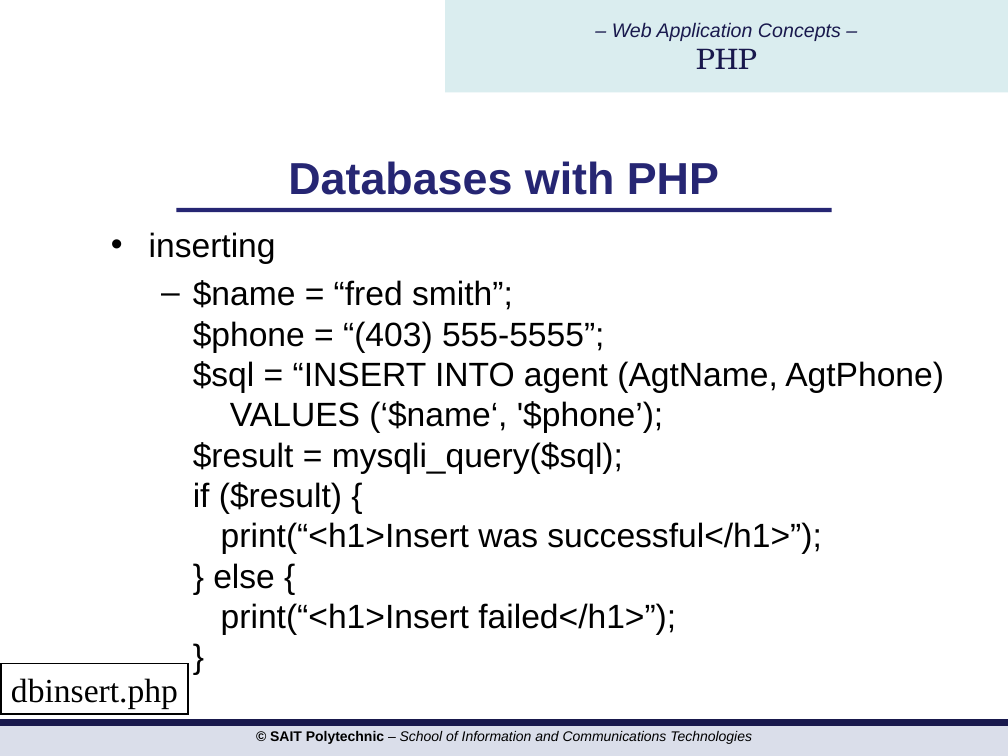
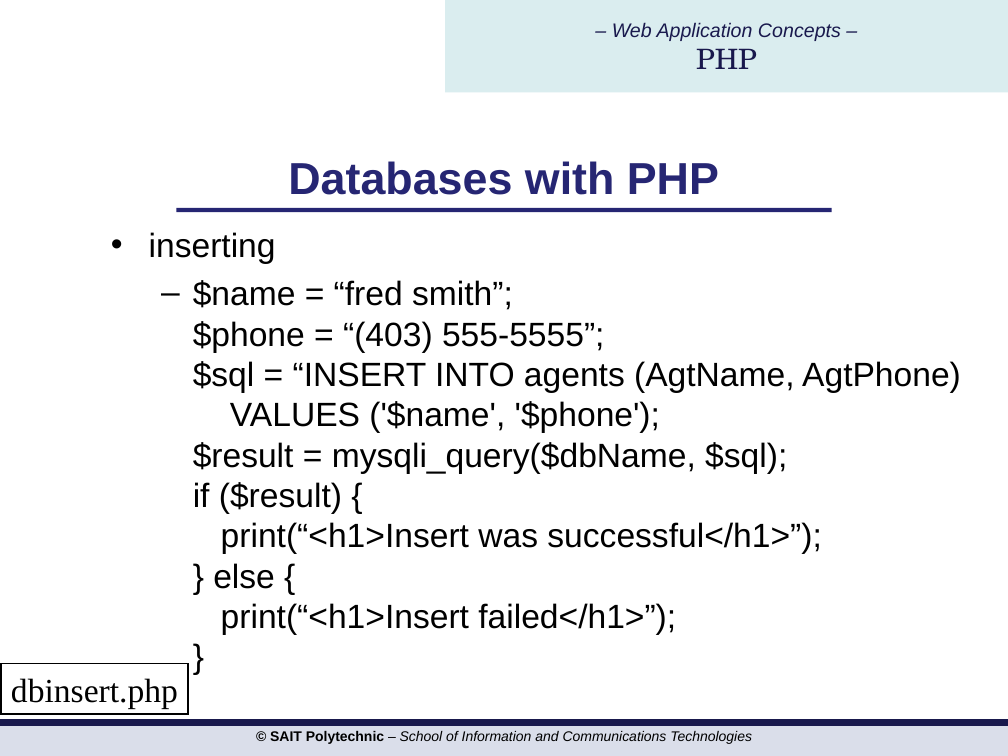
Before and after one commit to hdmdhr/CPRG-210-OSD-Assignment, a slide deck: slide 21 of PPTs/php/CPRG210 PHP Day 3.ppt. Drawn at 1008x756 pixels with LibreOffice and Linux fonts; fonts in the diff are those of the drawing; background and template pictures are left out. Boxes give left, top, right and bottom in pixels: in the first picture for what was removed or moved away, otherwise in the second. Text is boxed around its words. In the diff, an @@ line names an element or a change of style, - is before the commit and + after.

```diff
--- a/PPTs/php/CPRG210 PHP Day 3.ppt
+++ b/PPTs/php/CPRG210 PHP Day 3.ppt
@@ text at (193, 280, 961, 635): text changed @@
-  – $name = “fred smith”;
-    $phone = “(403) 555-5555”;
-    $sql = “INSERT INTO agent (AgtName, AgtPhone)
-    VALUES (‘$name‘, '$phone’);
-    $result = mysqli_query($sql);
-    if ($result) {
-    print(“<h1>Insert was successful</h1>”);
-    } else {
-    print(“<h1>Insert failed</h1>”);
-    }
+  – $name = “fred smith”;
+    $phone = “(403) 555-5555”;
+    $sql = “INSERT INTO agents (AgtName, AgtPhone)
+    VALUES ('$name', '$phone');
+    $result = mysqli_query($dbName, $sql);
+    if ($result) {
+    print(“<h1>Insert was successful</h1>”);
+    } else {
+    print(“<h1>Insert failed</h1>”);
+    }
```
Also in this commit, not shown: 2 other slides changed, 13 other files.
